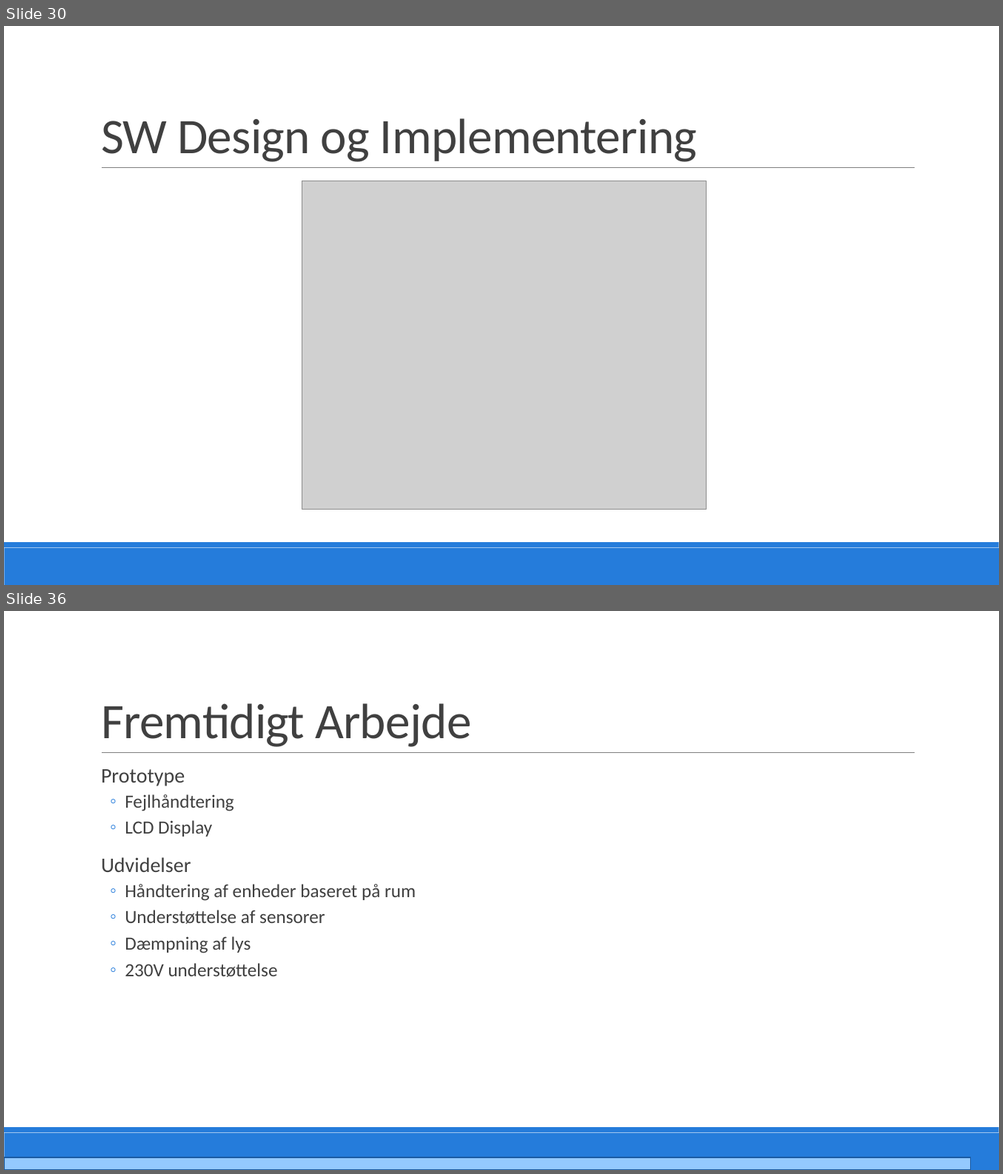
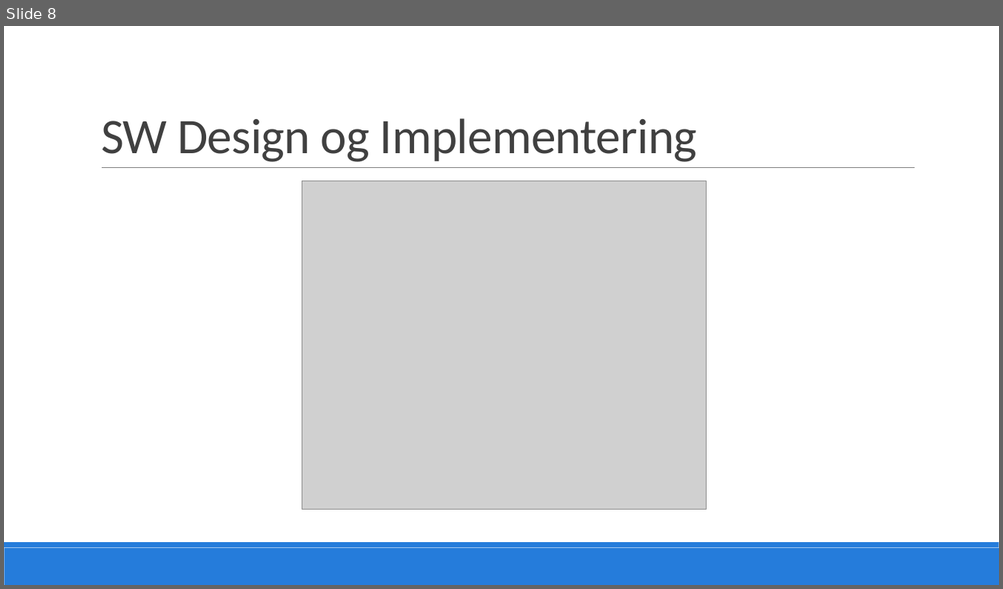
Before and after one commit to PRJ2GR15/Rapport, a slide deck: Fremlæggelse/Fremlæggelse slides opdateres Stefan.pptm. Shown one above the other, each under a label of ours: slides 30 and 36 before the commit, slide 8 after it; the slides between them are not shown. The pictures are 1003x1174 and 1003x589 pixels, drawn with LibreOffice and Linux fonts; fonts in the diff are those of the drawing; grey boxes stand for pictures. Boxes give left, top, right and bottom in pixels: in the first picture for what was removed or moved away, otherwise in the second. Text is boxed around its words. In the diff, an @@ line names an element or a change of style, - is before the commit and + after.

```diff
--- a/Fremlæggelse/Fremlæggelse slides opdateres Stefan.pptm
+++ b/Fremlæggelse/Fremlæggelse slides opdateres Stefan.pptm
@@ slide 36 removed at [4,611,999,1170], background #FFFFFF; not listed: 3 template elements that a slide beside it also shows @@
@@ title removed at [101,703,472,747] @@
-Fremtidigt Arbejde
@@ text removed at [101,769,415,977] @@
-  Prototype
-  ◦ Fejlhåndtering
-  ◦ LCD Display
-  Udvidelser
-  ◦ Håndtering af enheder baseret på rum
-  ◦ Understøttelse af sensorer
-  ◦ Dæmpning af lys
-  ◦ 230V understøttelse
@@ rectangle removed at [4,1158,970,1170] @@
@@ what was slide 30 is now slide 8 @@
```
Also in this commit, not shown: 28 other slides removed.
